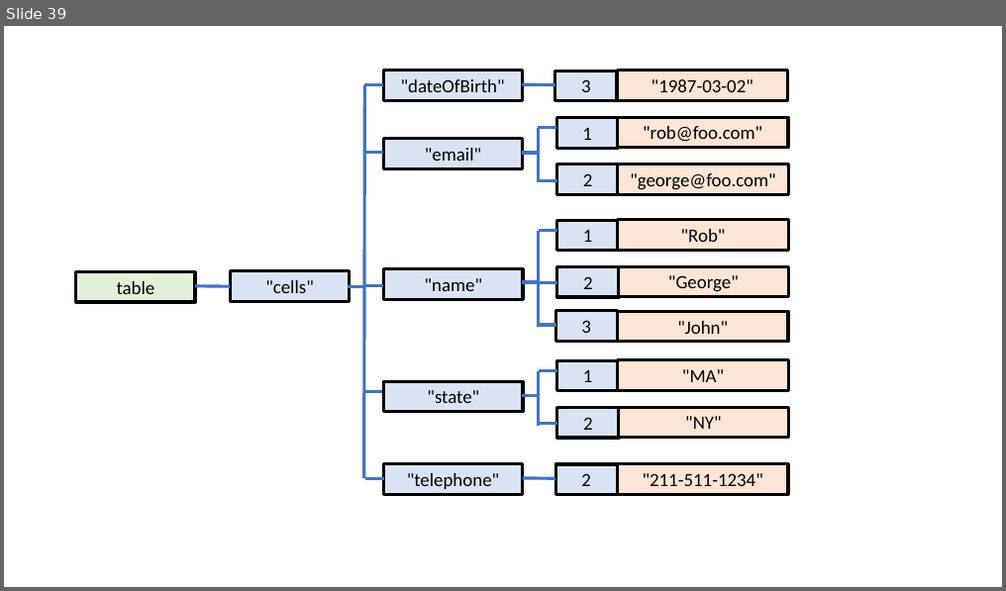
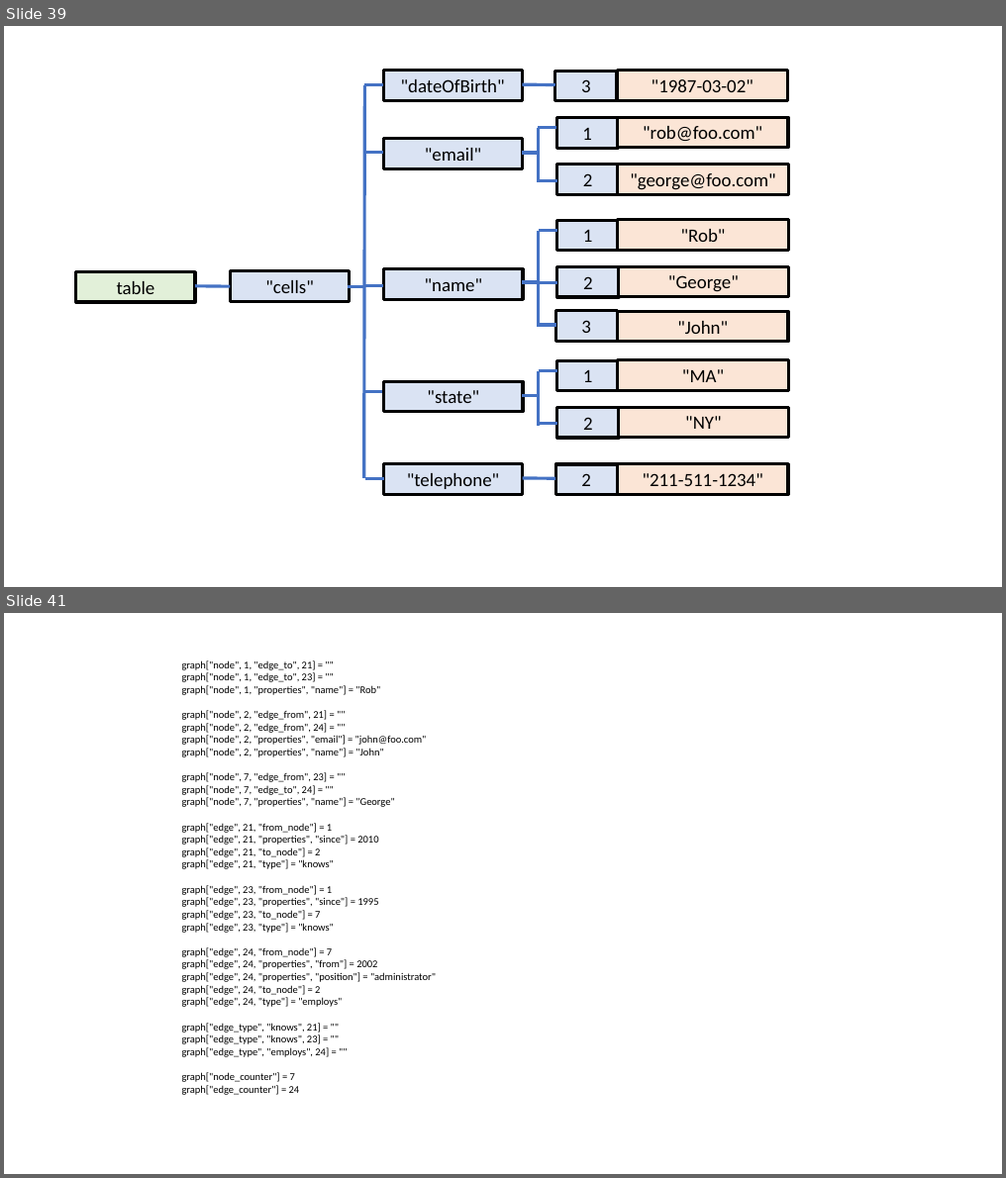
Before and after one commit to robtweed/global_storage, a slide deck: diagrams/global_storage.pptx. Shown one above the other, each under a label of ours: slide 39 before the commit, slides 39 and 41 after it; the slides between them are not shown. The pictures are 1006x591 and 1006x1178 pixels, drawn with LibreOffice and Linux fonts; fonts in the diff are those of the drawing. Boxes give left, top, right and bottom in pixels: in the first picture for what was removed or moved away, otherwise in the second. Text is boxed around its words. In the diff, an @@ line names an element or a change of style, - is before the commit and + after.

Commit message:
Added graph database document

```diff
--- a/diagrams/global_storage.pptx
+++ b/diagrams/global_storage.pptx
@@ slide 41 added at (4, 613, 1002, 1174), background #FFFFFF @@
@@ text added at (182, 661, 436, 1095), 10 pt, text #000000 @@
+graph["node", 1, "edge_to", 21] = ""
+graph["node", 1, "edge_to", 23] = ""
+graph["node", 1, "properties", "name"] = "Rob"
+graph["node", 2, "edge_from", 21] = ""
+graph["node", 2, "edge_from", 24] = ""
+graph["node", 2, "properties", "email"] = "john@foo.com"
+graph["node", 2, "properties", "name"] = "John"
+graph["node", 7, "edge_from", 23] = ""
+graph["node", 7, "edge_to", 24] = ""
+graph["node", 7, "properties", "name"] = "George"
+graph["edge", 21, "from_node"] = 1
+graph["edge", 21, "properties", "since"] = 2010
+graph["edge", 21, "to_node"] = 2
+graph["edge", 21, "type"] = "knows"
+graph["edge", 23, "from_node"] = 1
+graph["edge", 23, "properties", "since"] = 1995
+graph["edge", 23, "to_node"] = 7
+graph["edge", 23, "type"] = "knows"
+graph["edge", 24, "from_node"] = 7
+graph["edge", 24, "properties", "from"] = 2002
+graph["edge", 24, "properties", "position"] = "administrator"
+graph["edge", 24, "to_node"] = 2
+graph["edge", 24, "type"] = "employs"
+graph["edge_type", "knows", 21] = ""
+graph["edge_type", "knows", 23] = ""
+graph["edge_type", "employs", 24] = ""
+graph["node_counter"] = 7
+graph["edge_counter"] = 24
```
Also in this commit, not shown: 2 other slides added, 4 other files.
